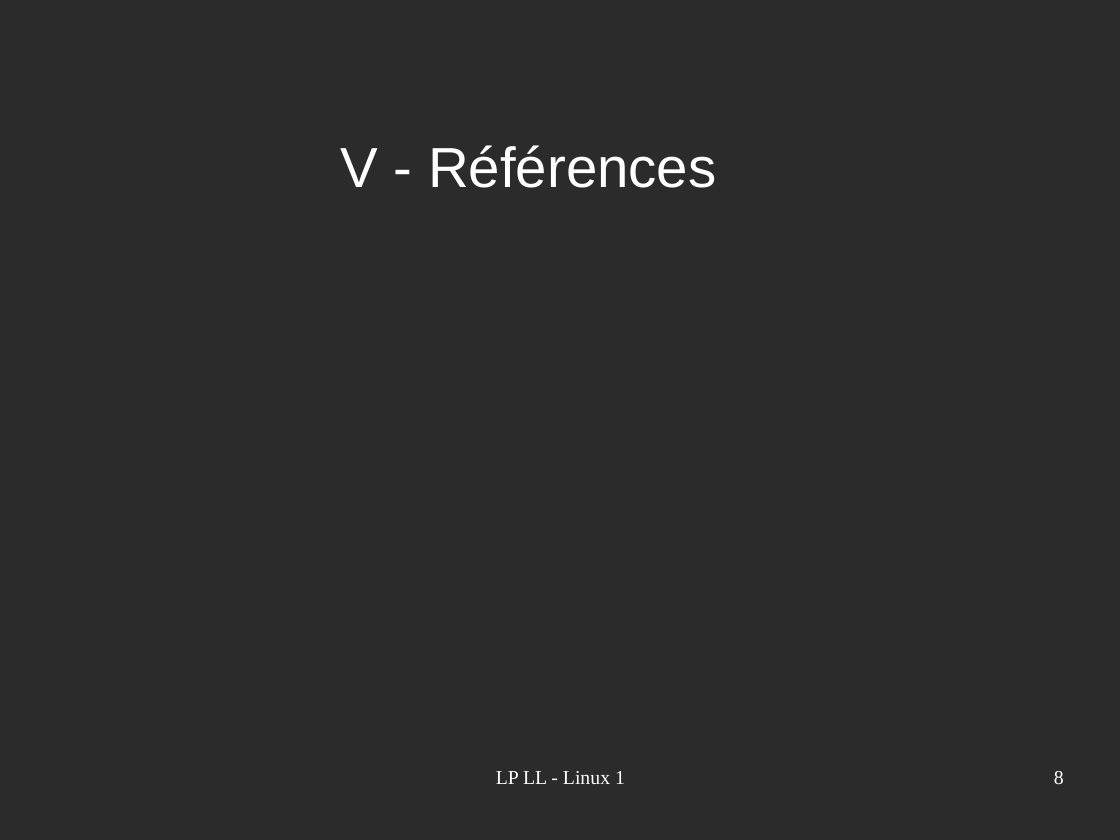
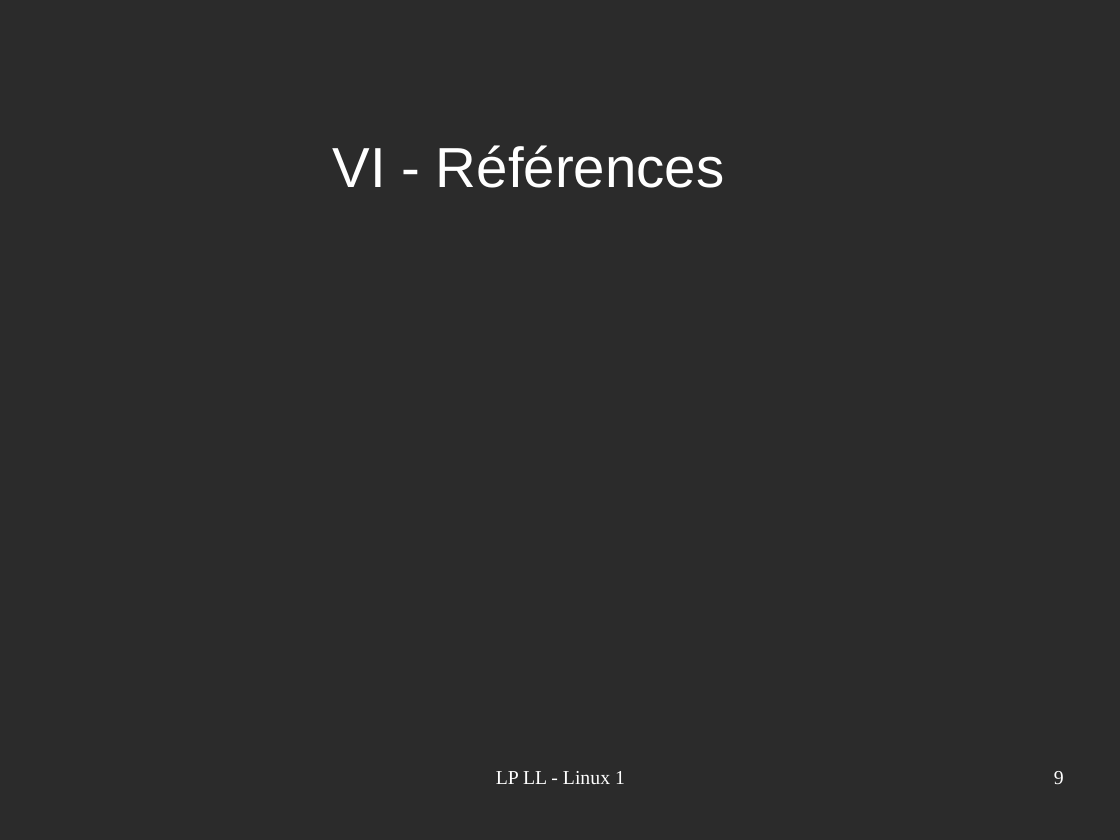
Before and after one commit to acherruau/projetlinux, a slide deck: slide 9 of Linux.odp (slide 8 before the commit). Drawn at 1120x840 pixels with LibreOffice and Linux fonts; fonts in the diff are those of the drawing; background and template pictures are left out; a plain dark background stands for a picture behind light text. Boxes give left, top, right and bottom in pixels: in the first picture for what was removed or moved away, otherwise in the second. Text is boxed around its words. In the diff, an @@ line names an element or a change of style, - is before the commit and + after.

```diff
--- a/Linux.odp
+++ b/Linux.odp
@@ text at (333,145,724,188): text changed @@
-V - Références
+VI - Références
@@ page number at (1054,771,1064,784): text changed @@
-8
+9
```
Also in this commit, not shown: 2 other slides changed, 1 slide added.
